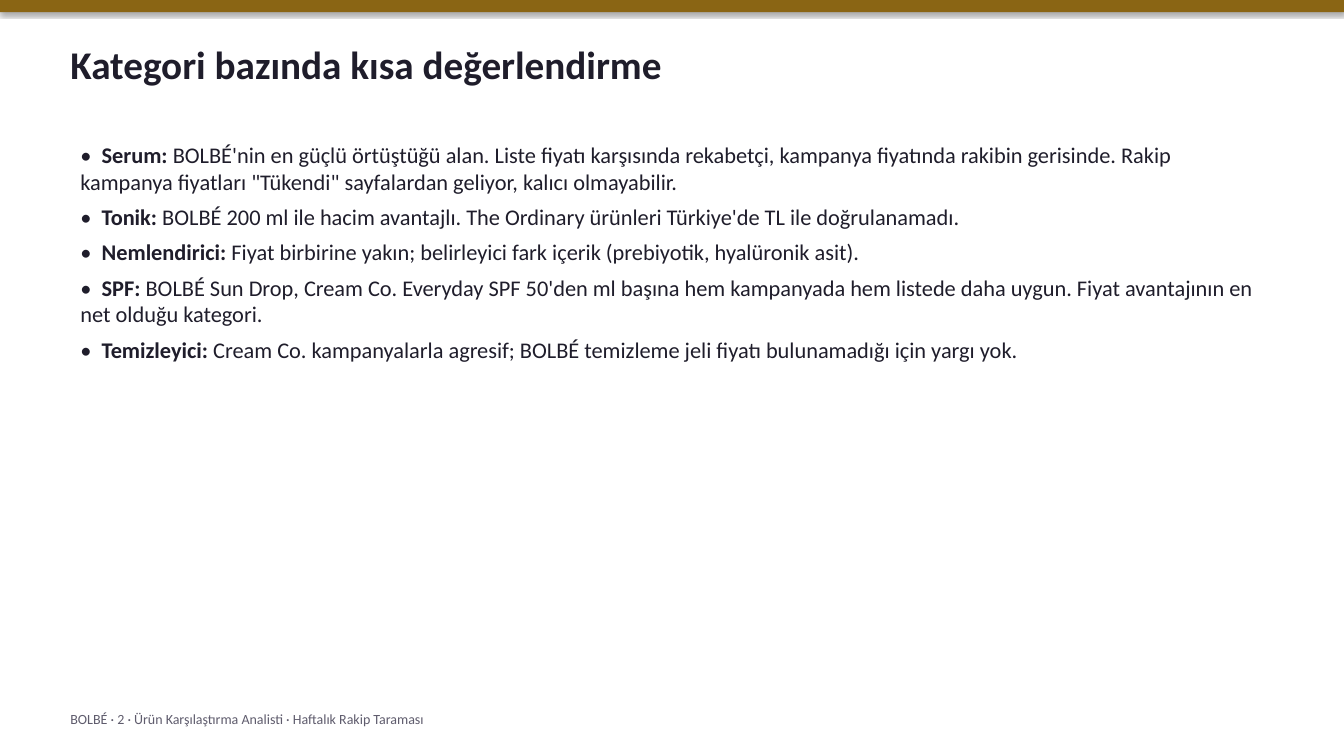
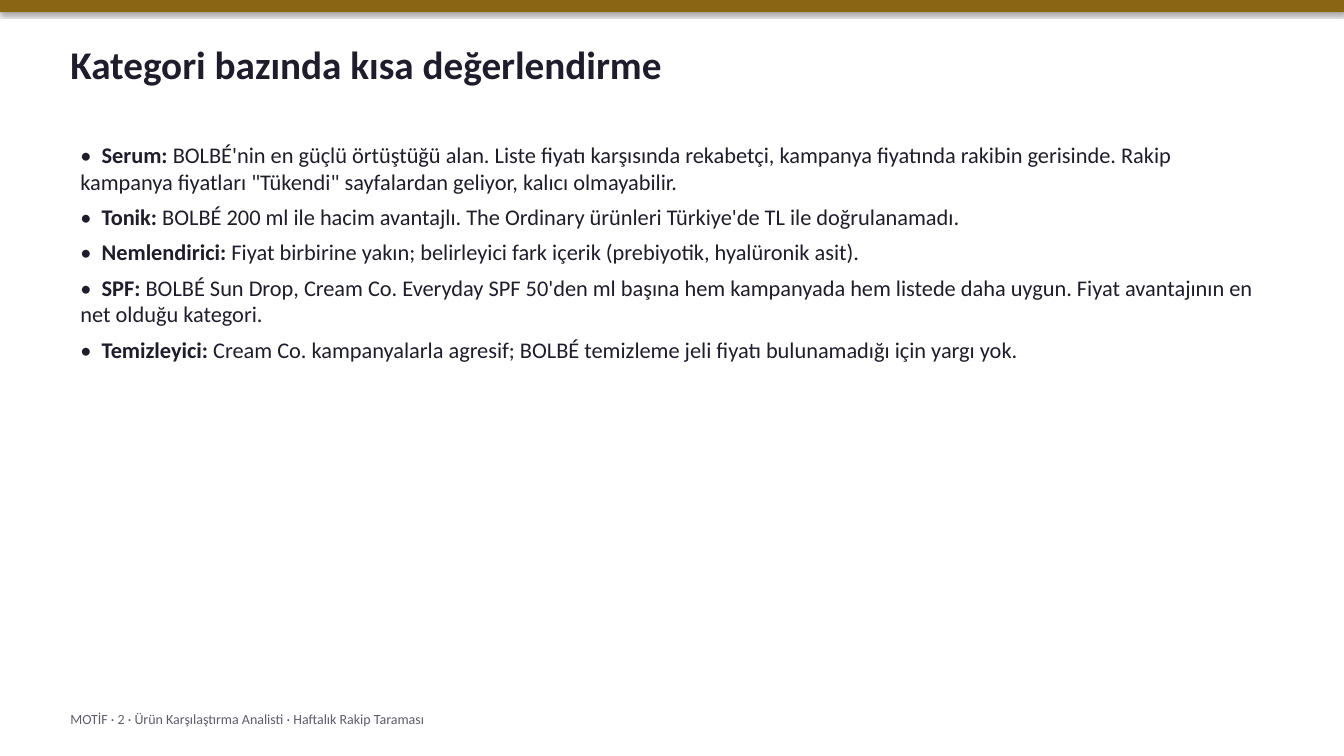
Before and after one commit to rumeysabnzz/ai-agent-team, a slide deck: slide 5 of apisiz/raporlar/2026-10-18-rakip-taramasi/sunum/2-urun-karsilastirma.pptx. Drawn at 1344x756 pixels with LibreOffice and Linux fonts; fonts in the diff are those of the drawing. Boxes give left, top, right and bottom in pixels: in the first picture for what was removed or moved away, otherwise in the second. Text is boxed around its words. In the diff, an @@ line names an element or a change of style, - is before the commit and + after.

```diff
--- a/apisiz/raporlar/2026-10-18-rakip-taramasi/sunum/2-urun-karsilastirma.pptx
+++ b/apisiz/raporlar/2026-10-18-rakip-taramasi/sunum/2-urun-karsilastirma.pptx
@@ text at (70,712,424,727): text changed @@
-BOLBÉ · 2 · Ürün Karşılaştırma Analisti · Haftalık Rakip Taraması
+MOTİF · 2 · Ürün Karşılaştırma Analisti · Haftalık Rakip Taraması
```
Also in this commit, not shown: 10 other slides changed, 16 other files.
